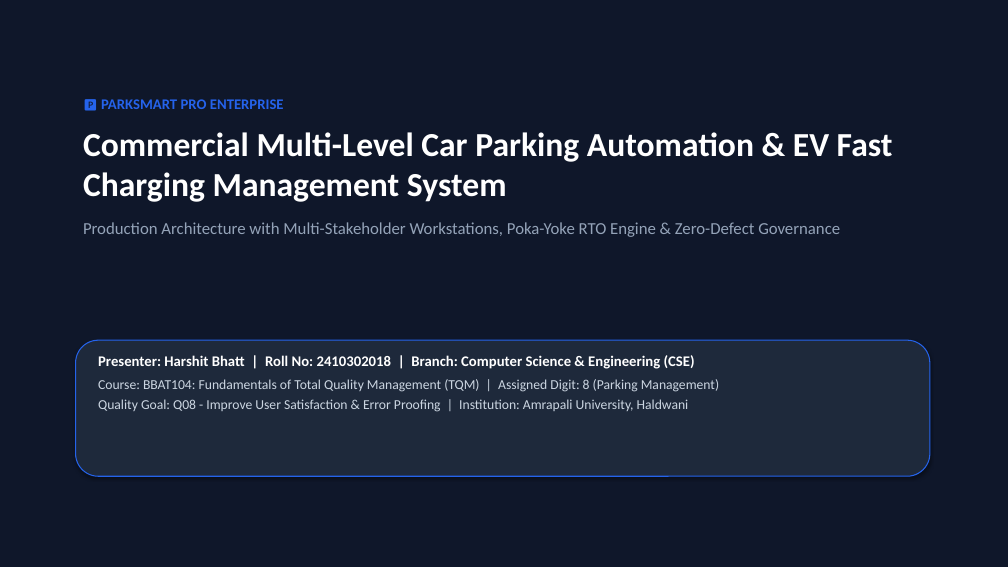
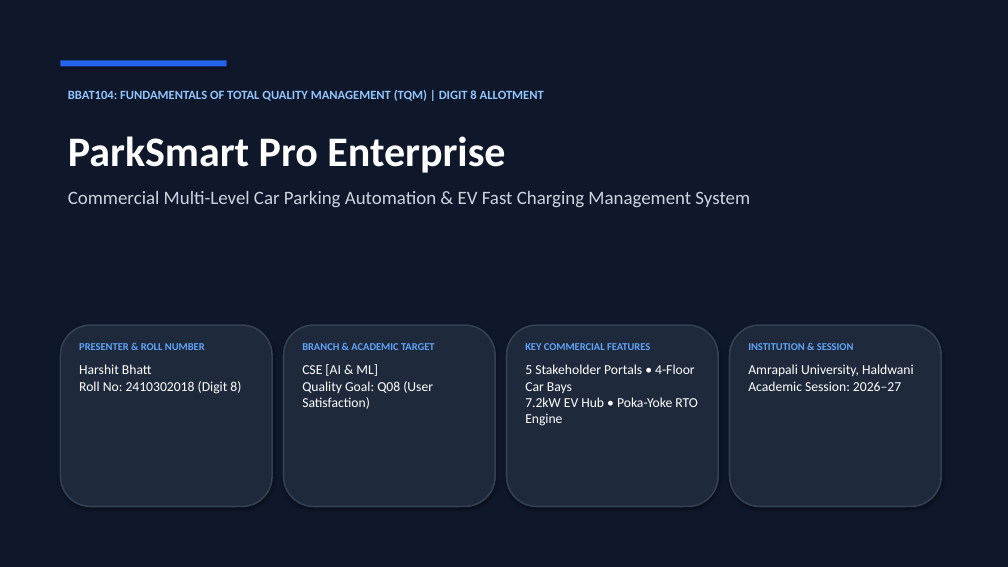
Before and after one commit to HarshitBhatt691/Parking_Management_System_tqm, a slide deck: slide 1 of ParkSmart_Pro_Enterprise_Presentation.pptx. Drawn at 1008x567 pixels with LibreOffice and Linux fonts; fonts in the diff are those of the drawing. Boxes give left, top, right and bottom in pixels: in the first picture for what was removed or moved away, otherwise in the second. Text is boxed around its words. In the diff, an @@ line names an element or a change of style, - is before the commit and + after.

Commit message:
docs: update PowerPoint presentation and defense slides with multi-stakeholder workstations, ER diagram, multi-floor car architecture, EV charging, and Poka-Yoke RTO engine

```diff
--- a/ParkSmart_Pro_Enterprise_Presentation.pptx
+++ b/ParkSmart_Pro_Enterprise_Presentation.pptx
@@ rectangle added at [60, 60, 227, 67], fill #2563EB @@
@@ text added at [68, 90, 544, 101], 12 pt, text #93C5FD, bold @@
+BBAT104: FUNDAMENTALS OF TOTAL QUALITY MANAGEMENT (TQM) | DIGIT 8 ALLOTMENT
@@ text "ParkSmart Pro Enterprise": place and size @@
-text "ParkSmart Pro Enterprise" at [83, 99, 893, 237]
+text "ParkSmart Pro Enterprise" at [68, 136, 750, 208]
@@ text at [68, 136, 505, 173]: text changed; size 14 to 40 pt; text colour #2563EB to #FFFFFF @@
-🅿️ PARKSMART PRO ENTERPRISE
+ParkSmart Pro Enterprise
@@ text at [68, 191, 750, 208]: size 32 to 18 pt, text colour #FFFFFF to #CBD5E1, bold off in "Commercial Multi-Level Car Parking Automation & EV ..."; less space between paragraphs @@
@@ text at [83, 222, 840, 237]: paragraph removed @@
-Production Architecture with Multi-Stakeholder Workstations, Poka-Yoke RTO Engine & Zero-Defect Governance
@@ rounded rectangle added at [60, 325, 272, 507], fill #1E293B, outline #334155 1.5 pt @@
@@ rounded rectangle added at [284, 325, 495, 507], fill #1E293B, outline #334155 1.5 pt @@
@@ rounded rectangle added at [507, 325, 718, 507], fill #1E293B, outline #334155 1.5 pt @@
@@ rounded rectangle added at [730, 325, 941, 507], fill #1E293B, outline #334155 1.5 pt @@
@@ rounded rectangle removed at [76, 340, 930, 476] @@
@@ text added at [79, 343, 241, 394], 13 pt, text #FFFFFF @@
+PRESENTER & ROLL NUMBER
+Harshit Bhatt
+Roll No: 2410302018 (Digit 8)
@@ text removed at [98, 355, 719, 412] @@
-Presenter: Harshit Bhatt | Roll No: 2410302018 | Branch: Computer Science & Engineering (CSE)
-Course: BBAT104: Fundamentals of Total Quality Management (TQM) | Assigned Digit: 8 (Parking Management)
-Quality Goal: Q08 - Improve User Satisfaction & Error Proofing | Institution: Amrapali University, Haldwani
@@ text added at [302, 343, 435, 409], 13 pt, text #FFFFFF @@
+BRANCH & ACADEMIC TARGET
+CSE [AI & ML]
+Quality Goal: Q08 (User Satisfaction)
@@ text added at [525, 343, 698, 426], 13 pt, text #FFFFFF @@
+KEY COMMERCIAL FEATURES
+5 Stakeholder Portals • 4-Floor Car Bays
+7.2kW EV Hub • Poka-Yoke RTO Engine
@@ text added at [748, 343, 914, 391], 13 pt, text #FFFFFF @@
+INSTITUTION & SESSION
+Amrapali University, Haldwani
+Academic Session: 2026–27
```
Also in this commit, not shown: 8 other slides changed, 9 slides added, 8 slides removed, 5 other files.
